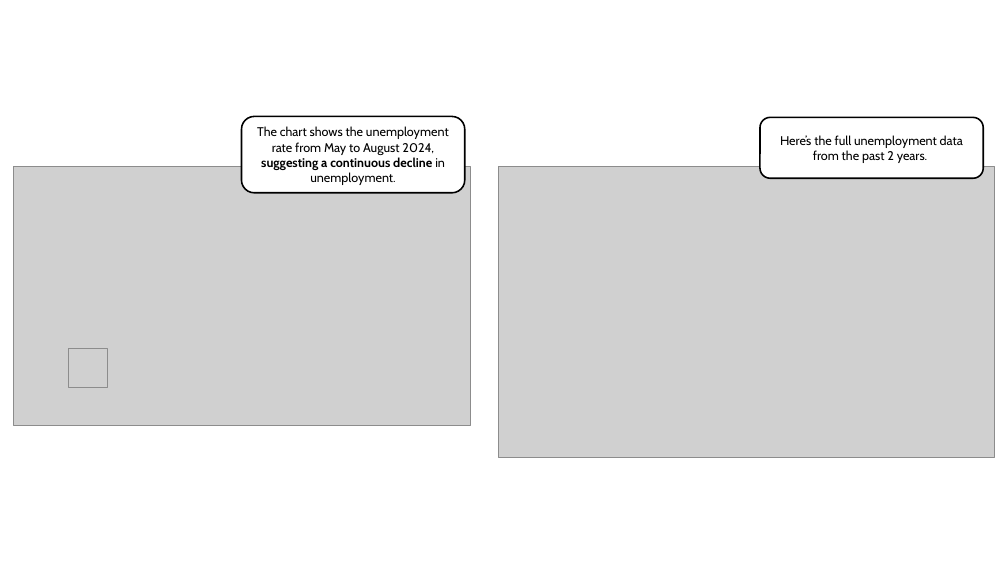
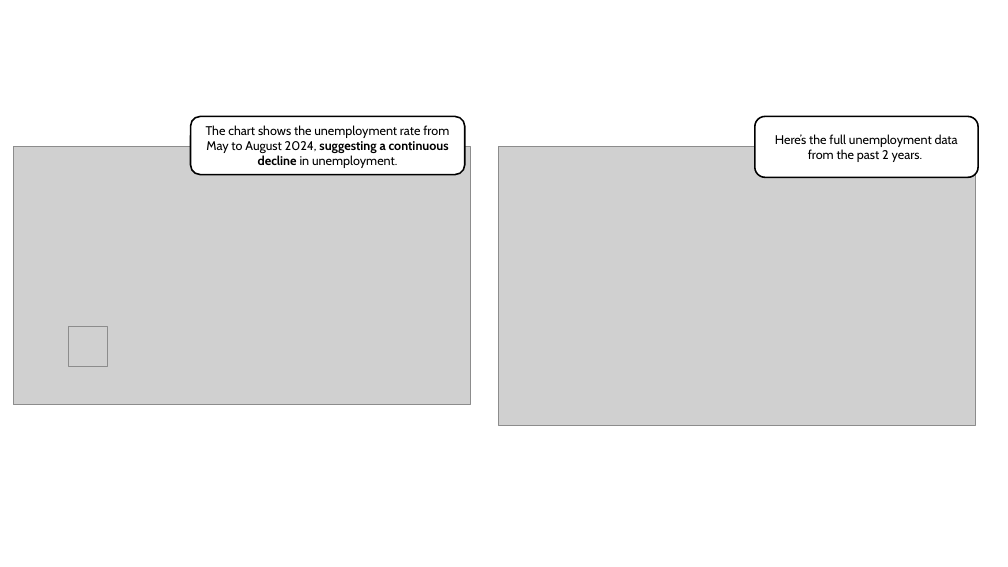
Before and after one commit to marianast97/VisualizationLiteracy, a slide deck: slide 93 of LearningContent/LearningContent.pptx (slide 95 before the commit). Drawn at 1008x567 pixels with LibreOffice and Linux fonts; fonts in the diff are those of the drawing; grey boxes stand for pictures. Boxes give left, top, right and bottom in pixels: in the first picture for what was removed or moved away, otherwise in the second. Text is boxed around its words. In the diff, an @@ line names an element or a change of style, - is before the commit and + after.

```diff
--- a/LearningContent/LearningContent.pptx
+++ b/LearningContent/LearningContent.pptx
@@ rounded rectangle "The chart shows the unemployment ...": place and size @@
-rounded rectangle "The chart shows the unemployment ..." at <box>241,116,464,193</box>
+rounded rectangle "The chart shows the unemployment ..." at <box>191,116,465,175</box>
@@ rounded rectangle "Here’s the full unemployment data ...": place and size @@
-rounded rectangle "Here’s the full unemployment data ..." at <box>760,117,983,178</box>
+rounded rectangle "Here’s the full unemployment data ..." at <box>755,116,978,178</box>
@@ picture: place and size @@
-picture at <box>13,166,470,425</box>
+picture at <box>13,146,470,405</box>
@@ picture: place and size @@
-picture at <box>498,166,995,457</box>
+picture at <box>498,146,975,425</box>
@@ picture: place and size @@
-picture at <box>69,348,108,387</box>
+picture at <box>69,327,108,366</box>
```
Also in this commit, not shown: 4 other slides changed, 1 slide added, 4 slides removed, 3 other files.
